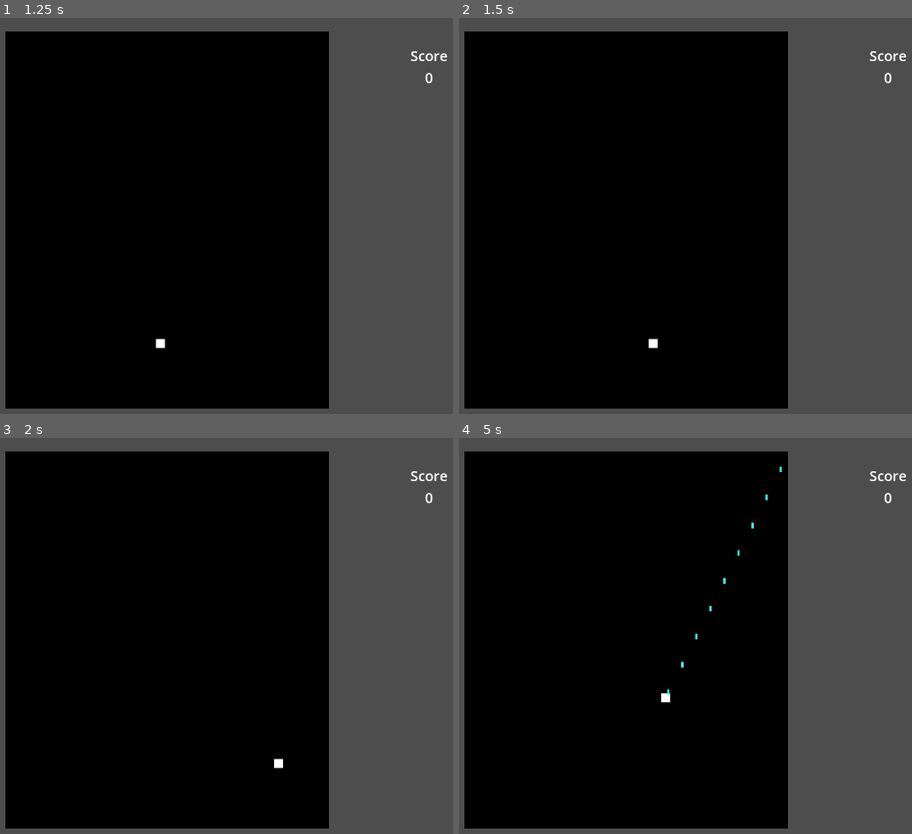
Above: before the commit, frames 1-4 (two rows, left to right).
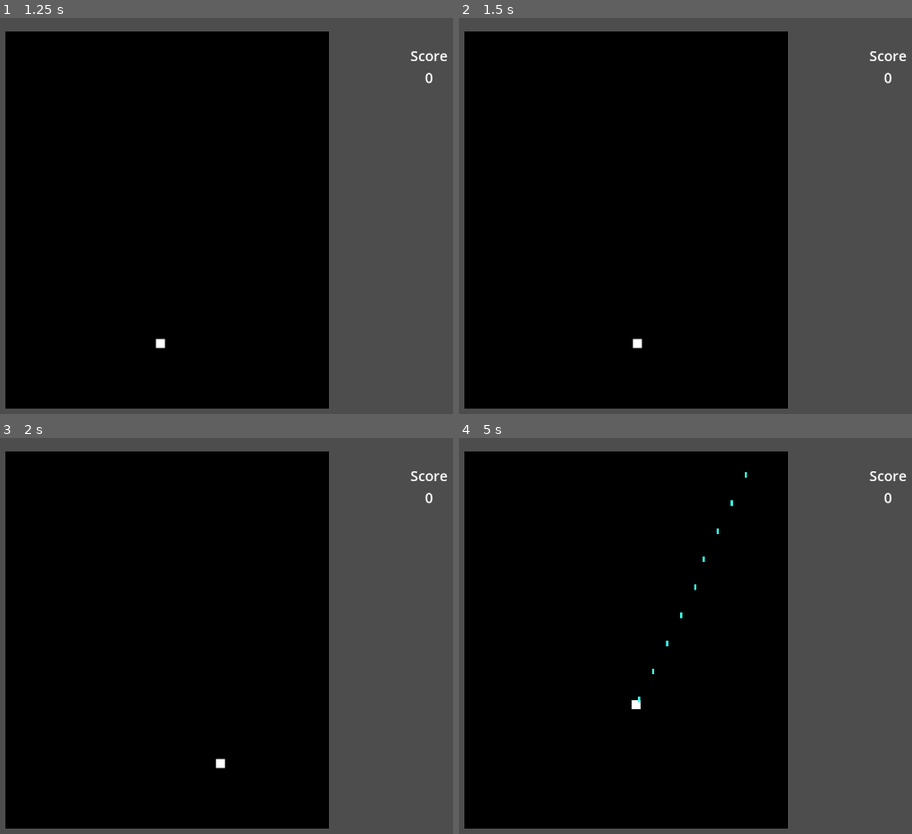
Above: after the commit, the same moments.

Repository: lukeledvina/Bullet-Hell-Godot
Game: Godot game, scene res://Scenes/main_menu.tscn
The game is run twice, just before and just after one commit, with the same random seed, the same clock (stepped at 60 frames per second) and the same inputs.
Inputs:
- Up to frame 1 (1.25 s): click "Play" at 0.5 s
- Up to frame 2 (1.5 s): tap Enter at 1.25 s; hold D (right) from 1.28 s (still down); hold Shift (slow, bound only after the commit) from 1.28 s (still down)
- Up to frame 3 (2 s): keep holding D (right); keep holding Shift (slow, bound only after the commit)
- Up to frame 4 (5 s): release D (right) at 2.03 s; release Shift (slow, bound only after the commit) at 2.03 s; hold S (down) 2.03-2.78 s; tap Space (shoot) at 2.1, 2.75 s; tap Shift (slow, bound only after the commit) at 2.3, 3.6, 4.55 s; hold D (right) 2.78-3.53 s; hold Shift (slow, bound only after the commit) 2.78-3.53 s; hold W (up) 3.53-4.28 s; hold A (left) from 4.28 s (still down); hold Space (shoot) from 4.28 s (still down)

Frame 1 is identical in both runs. In frame 2, 0.1% of the frame differs, in the area x 38-44%, y 80-84%; in frame 3, 0.1%; in frame 4, 0.3%, in the area x 38-72%, y 7-69%.

Commit message:
Added a button to slow movement of player, and refactored enemy zones into an instantiatable scene

Diff:
--- a/Scenes/level.tscn
+++ b/Scenes/level.tscn
@@ -1,8 +1,9 @@
-[gd_scene load_steps=11 format=3 uid="uid://c8vvfgh8cy6vt"]
+[gd_scene load_steps=10 format=3 uid="uid://c8vvfgh8cy6vt"]
 
 [ext_resource type="Script" path="res://Scripts/level.gd" id="1_7nvdc"]
 [ext_resource type="PackedScene" uid="uid://cyu1ngdgeis8b" path="res://Scenes/player.tscn" id="1_lemwu"]
 [ext_resource type="Texture2D" uid="uid://b7dbljpgiixi7" path="res://Assets/white_square.png" id="3_vrfrt"]
+[ext_resource type="PackedScene" uid="uid://chebn5kfyuytd" path="res://Scenes/level_progress.tscn" id="4_k1pft"]
 
 [sub_resource type="RectangleShape2D" id="RectangleShape2D_btfw6"]
 size = Vector2(19.875, 674.359)
@@ -23,10 +24,7 @@
 default_font_size = 25
 
 [sub_resource type="RectangleShape2D" id="RectangleShape2D_hygon"]
-
-[sub_resource type="RectangleShape2D" id="RectangleShape2D_oukaf"]
-
-[sub_resource type="RectangleShape2D" id="RectangleShape2D_w8psa"]
+size = Vector2(20, 11.5)
 
 [node name="Level" type="Node2D"]
 script = ExtResource("1_7nvdc")
@@ -111,25 +109,16 @@
 collision_mask = 64
 
 [node name="CollisionShape2D" type="CollisionShape2D" parent="Game/LevelProgressionArea"]
+position = Vector2(0, 5.75)
 shape = SubResource("RectangleShape2D_hygon")
 
 [node name="LevelProgressionPoints" type="Node2D" parent="."]
 
-[node name="LevelProgress1" type="Area2D" parent="LevelProgressionPoints"]
-position = Vector2(0, -50)
-collision_layer = 0
-collision_mask = 64
+[node name="LevelProgress1" parent="LevelProgressionPoints" instance=ExtResource("4_k1pft")]
+position = Vector2(0, -10)
 
-[node name="CollisionShape2D" type="CollisionShape2D" parent="LevelProgressionPoints/LevelProgress1"]
-shape = SubResource("RectangleShape2D_oukaf")
-
-[node name="LevelProgress2" type="Area2D" parent="LevelProgressionPoints"]
-position = Vector2(0, -55)
-collision_layer = 0
-collision_mask = 64
-
-[node name="CollisionShape2D" type="CollisionShape2D" parent="LevelProgressionPoints/LevelProgress2"]
-shape = SubResource("RectangleShape2D_w8psa")
+[node name="LevelProgress2" parent="LevelProgressionPoints" instance=ExtResource("4_k1pft")]
+position = Vector2(0, -11)
 
 [node name="EnemyProjectiles" type="Node" parent="."]
 
--- /dev/null
+++ b/Scenes/level_progress.tscn
@@ -0,0 +1,11 @@
+[gd_scene load_steps=2 format=3 uid="uid://chebn5kfyuytd"]
+
+[sub_resource type="RectangleShape2D" id="RectangleShape2D_uwuvg"]
+
+[node name="LevelProgress" type="Area2D"]
+collision_layer = 0
+collision_mask = 64
+
+[node name="CollisionShape2D" type="CollisionShape2D" parent="."]
+position = Vector2(0, -10)
+shape = SubResource("RectangleShape2D_uwuvg")
--- a/Scripts/Player.gd
+++ b/Scripts/Player.gd
@@ -3,8 +3,9 @@
 var projectile_scene: PackedScene = preload("res://Scenes/player_projectile.tscn")
 
 var direction: Vector2
-var speed: int = 300
+var speed: float = 300
 var max_speed: int = 300
+var slow_modifier: float = 0.5
 
 var can_shoot: bool = true
 var can_be_damaged: bool = true
@@ -25,6 +26,11 @@
 		player_projectile_container.add_child.call_deferred(projectile)
 		can_shoot = false
 		projectile_cooldown.start()
+
+	if Input.is_action_pressed("slow"):
+		speed = max_speed * slow_modifier
+	else:
+		speed = max_speed
 
 
 func _physics_process(_delta):
--- a/Scripts/level.gd
+++ b/Scripts/level.gd
@@ -9,7 +9,7 @@
 @onready var enemy_path_2: Path2D = $Game/Enemies/Path2D2
 @onready var enemy_projectile_container: Node = $EnemyProjectiles
 
-var game_scroll_speed: int = 5
+var game_scroll_speed: int = 1
 
 func _process(delta):
 	game.global_position.y -= game_scroll_speed * delta
--- a/project.godot
+++ b/project.godot
@@ -58,6 +58,11 @@
 , Object(InputEventKey,"resource_local_to_scene":false,"resource_name":"","device":-1,"window_id":0,"alt_pressed":false,"shift_pressed":false,"ctrl_pressed":false,"meta_pressed":false,"pressed":false,"keycode":0,"physical_keycode":85,"key_label":0,"unicode":117,"echo":false,"script":null)
 ]
 }
+slow={
+"deadzone": 0.5,
+"events": [Object(InputEventKey,"resource_local_to_scene":false,"resource_name":"","device":-1,"window_id":0,"alt_pressed":false,"shift_pressed":false,"ctrl_pressed":false,"meta_pressed":false,"pressed":false,"keycode":0,"physical_keycode":4194325,"key_label":0,"unicode":0,"echo":false,"script":null)
+]
+}
 
 [layer_names]
 
